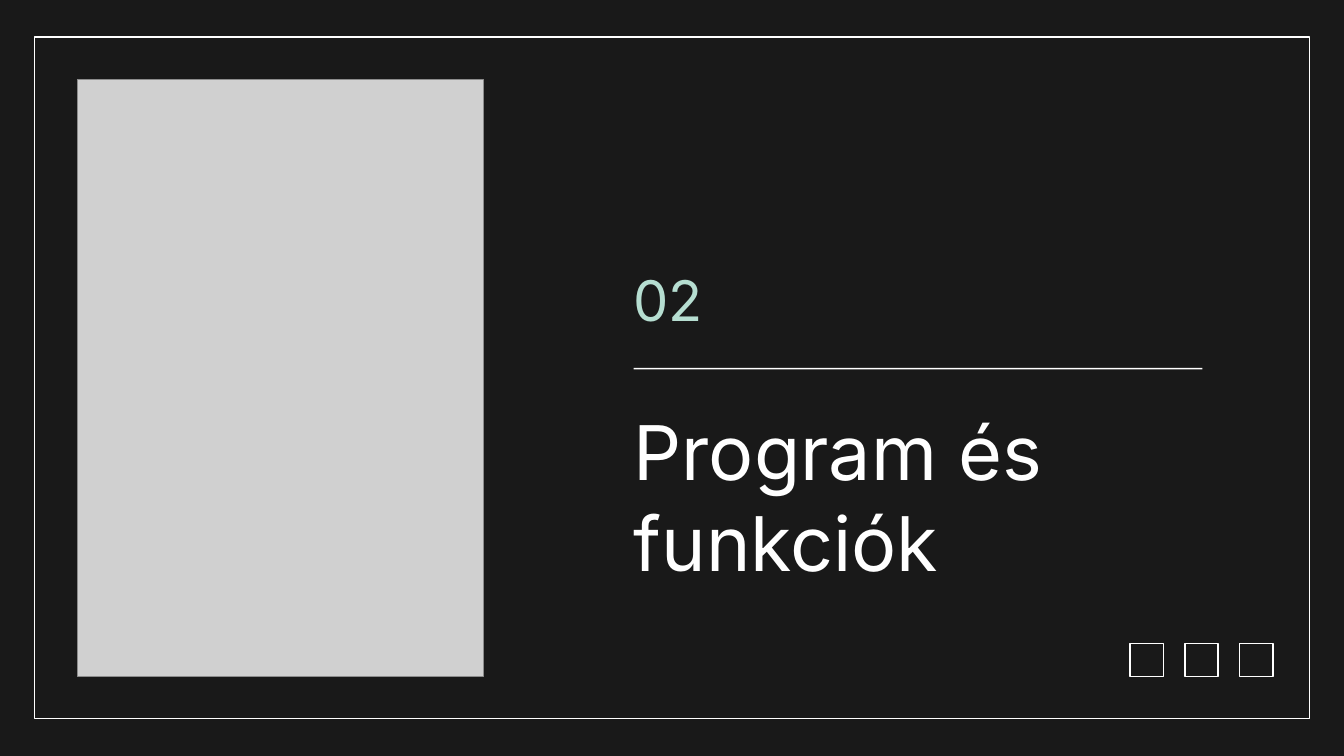
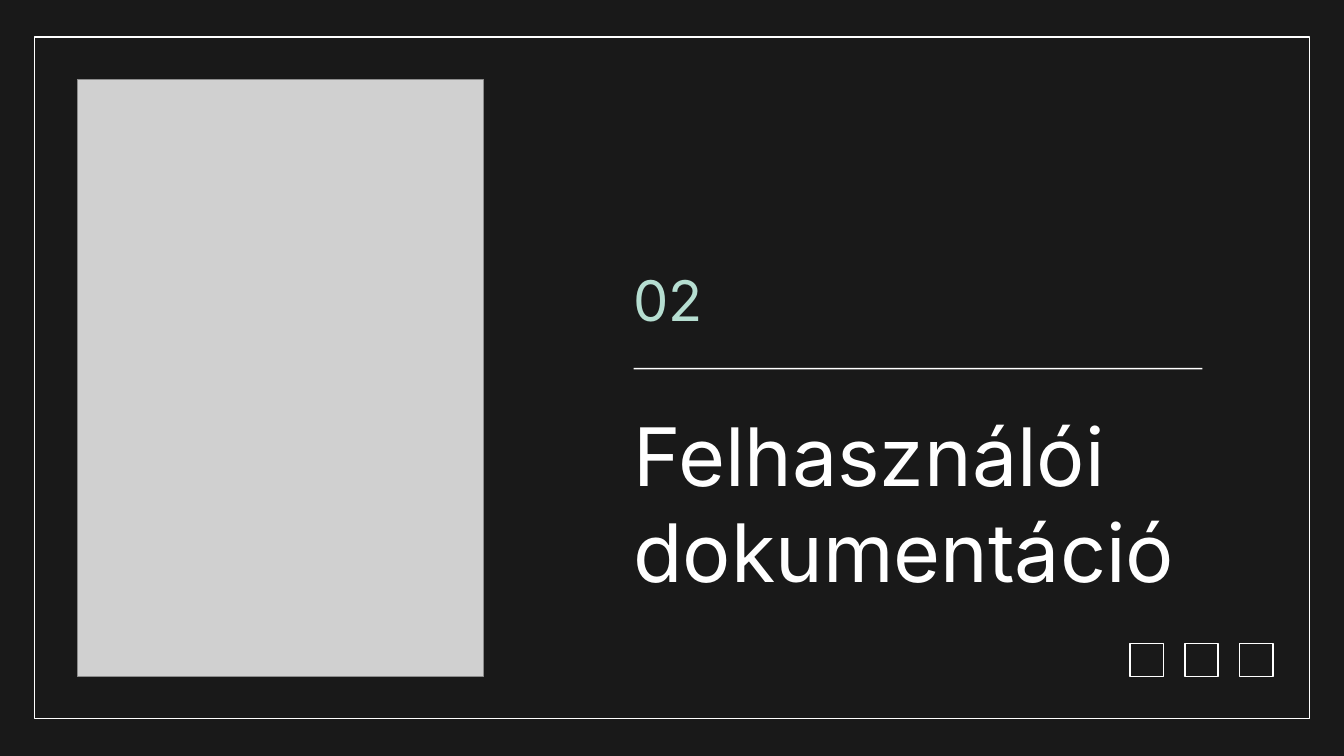
Before and after one commit to Dominik488/ViszgaRemek, a slide deck: slide 5 of documentation.pptx (slide 7 before the commit). Drawn at 1344x756 pixels with LibreOffice and Linux fonts; fonts in the diff are those of the drawing; grey boxes stand for pictures; background and template pictures are left out. Boxes give left, top, right and bottom in pixels: in the first picture for what was removed or moved away, otherwise in the second. Text is boxed around its words. In the diff, an @@ line names an element or a change of style, - is before the commit and + after.

```diff
--- a/documentation.pptx
+++ b/documentation.pptx
@@ title at (634,424,1174,583): text changed; size 40.4 to 43.2 pt @@
-Program és funkciók
+Felhasználói dokumentáció
```
Also in this commit, not shown: 3 other slides changed, 19 slides added, 15 slides removed.
